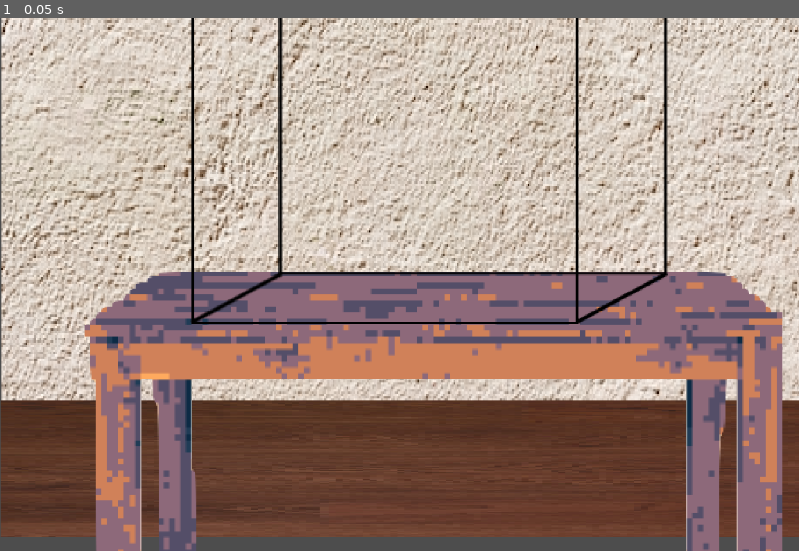
Above: before the commit, frame 1.
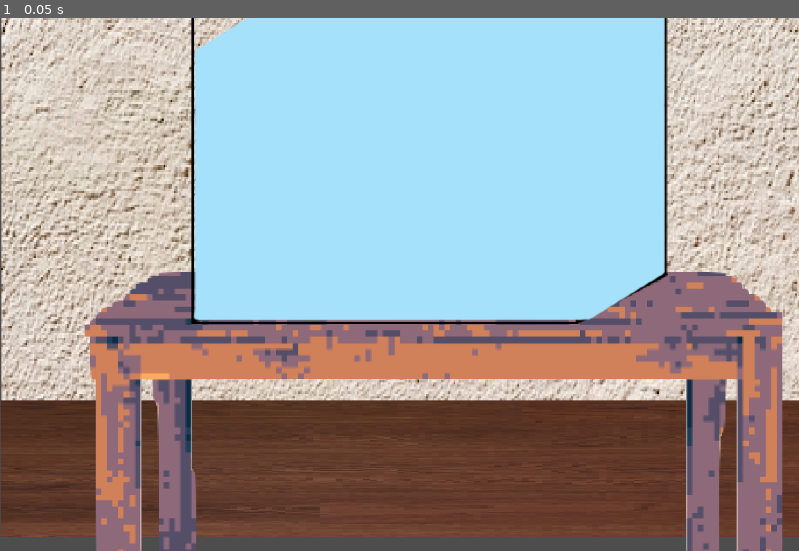
Above: after the commit, the same moment.

Repository: jac192133/Ecobana
Game: Godot game, scene res://scenes/RoomScene.tscn
Same seed, same stepped clock (60 frames per second), same inputs: the game is played once before the commit and once after it. The project has no main scene, so this scene is started directly.
Inputs:
- Up to frame 1 (0.05 s): no input

The runs differ from the first frame. In frame 1, 33% of the frame differs, in the area x 24-84%, y 0-57%.

Commit message:
added water

Diff:
--- a/godotecobana/scenes/RoomScene.tscn
+++ b/godotecobana/scenes/RoomScene.tscn
@@ -1,9 +1,10 @@
-[gd_scene load_steps=5 format=3 uid="uid://enjmj0ap4g8g"]
+[gd_scene load_steps=6 format=3 uid="uid://enjmj0ap4g8g"]
 
 [ext_resource type="Texture2D" uid="uid://2d2snvea8v4" path="res://assets/wall.png" id="1_fvtvw"]
 [ext_resource type="Texture2D" uid="uid://bbh2gfrvmdpu" path="res://assets/floor.png" id="2_tw2gb"]
 [ext_resource type="Texture2D" uid="uid://doa00vl4xw2uf" path="res://assets/table.png" id="3_73a6n"]
 [ext_resource type="Texture2D" uid="uid://cv2pyir3wuadn" path="res://assets/tank.png" id="4_vtdbg"]
+[ext_resource type="Texture2D" uid="uid://cmwfw2bvbrch2" path="res://assets/water.png" id="5_6y8bk"]
 
 [node name="RoomScene" type="Node2D"]
 texture_filter = 1
@@ -29,3 +30,8 @@
 position = Vector2(654, 224)
 scale = Vector2(2.02, 1.796)
 texture = ExtResource("4_vtdbg")
+
+[node name="Water" type="Sprite2D" parent="."]
+position = Vector2(615.344, 201.469)
+scale = Vector2(0.403308, 0.328484)
+texture = ExtResource("5_6y8bk")
Binary file added: godotecobana/assets/water.png
Not shown, added: godotecobana/assets/water.png.import
